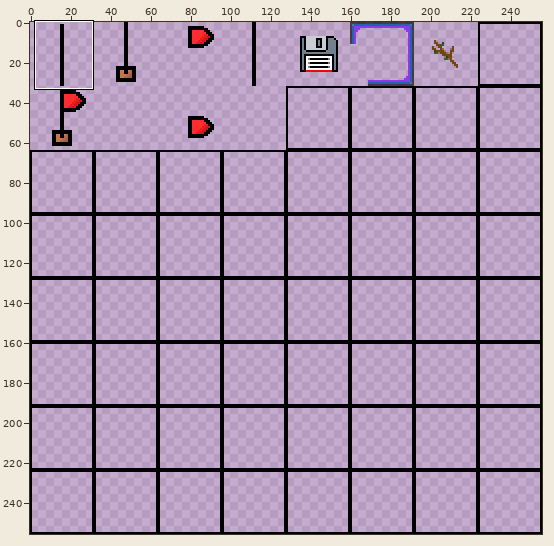
Sprite sheet: discoveryworld/assets/placeholder/instruments2.png. The picture above shows the old version from afar; the outline marks the close-up.
Close-up. As it was:
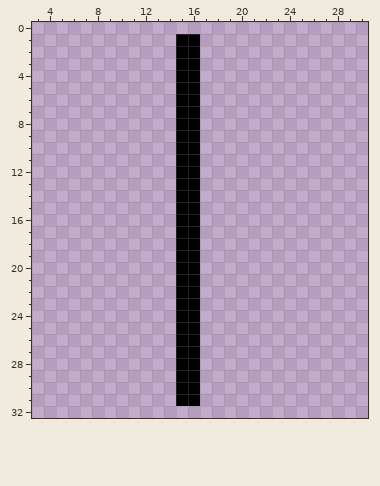
The file is 256x256 pixels. Pixels under 10% opacity are left out. Colours within 5 levels of each other are drawn and written as one. Shown: x 3..30, y 0..32.
Once edited:
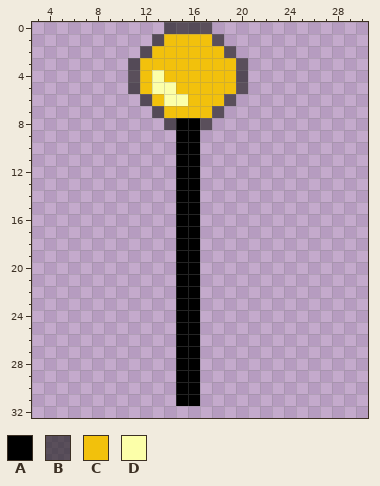
Palette (. is transparent): A #000000  B #11110e97  C #f2c10c  D #fcffa9
Edits made:
{"y":0,"x":14,"old":"....","new":"BBBB"}
{"y":1,"x":13,"old":"..AA..","new":"BCCCCB"}
{"y":2,"x":12,"old":"...AA...","new":"BCCCCCCB"}
{"y":3,"x":11,"old":"....AA....","new":"BCCCCCCCCB"}
{"y":4,"x":11,"old":"....AA....","new":"BCDCCCCCCB"}
{"y":5,"x":11,"old":"....AA....","new":"BCDDCCCCCB"}
{"y":6,"x":12,"old":"...AA...","new":"BCDDCCCB"}
{"y":7,"x":13,"old":"..AA..","new":"BCCCCB"}
{"y":8,"x":14,"old":".","new":"B"}
{"y":8,"x":17,"old":".","new":"B"}
{"label":"changed","picture_box":[128,22,248,130]}
